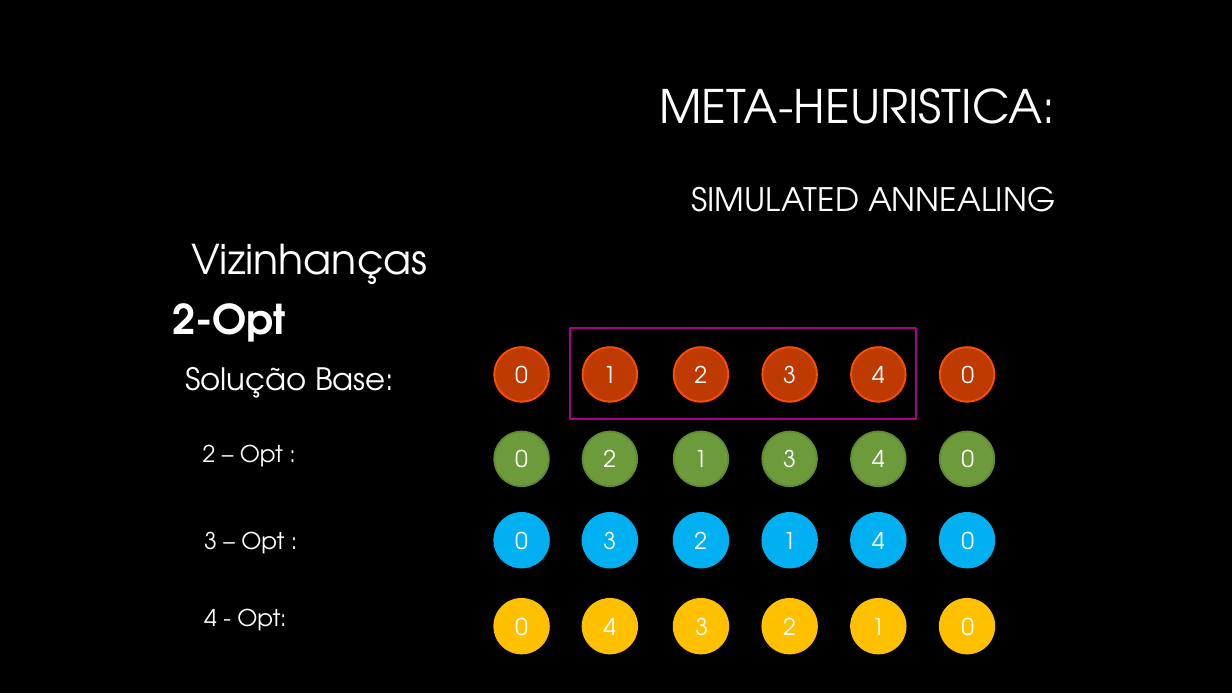
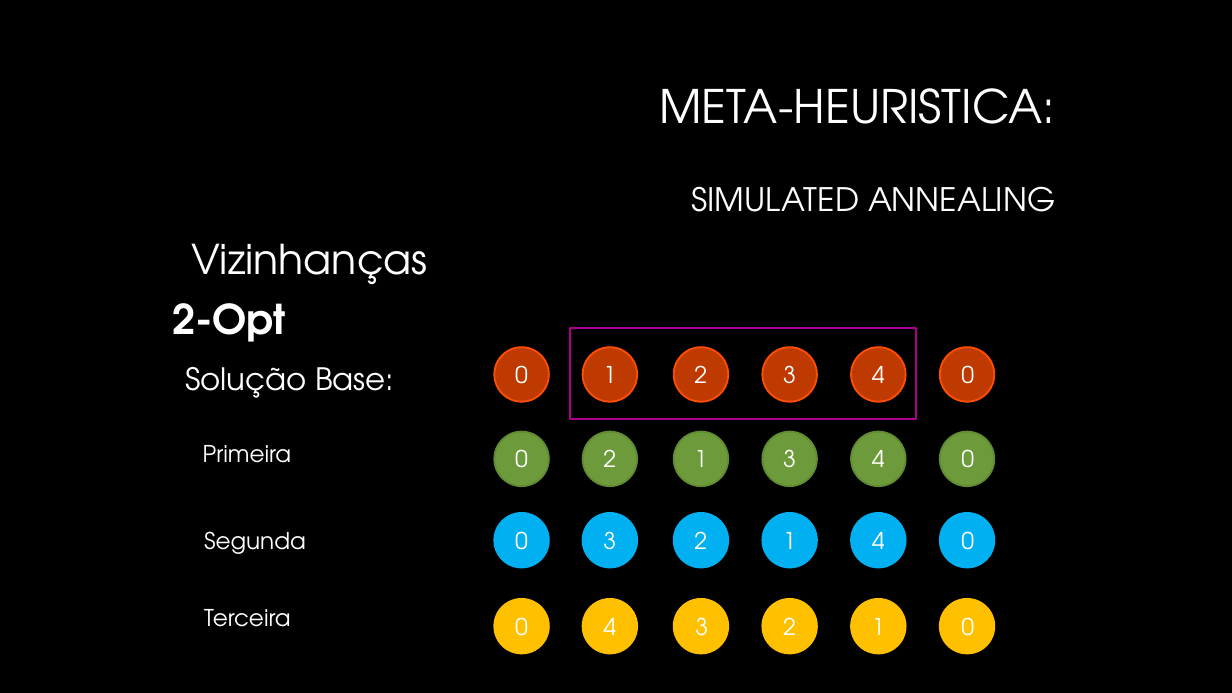
Before and after one commit to Pedro-Magalhaes/IA-Trabalho01, a slide deck: slide 8 of Apresentacao.pptx. Drawn at 1232x693 pixels with LibreOffice and Linux fonts; fonts in the diff are those of the drawing; background and template pictures are left out. Boxes give left, top, right and bottom in pixels: in the first picture for what was removed or moved away, otherwise in the second. Text is boxed around its words. In the diff, an @@ line names an element or a change of style, - is before the commit and + after.

```diff
--- a/Apresentacao.pptx
+++ b/Apresentacao.pptx
@@ text at [203, 445, 292, 463]: text changed @@
-2 – Opt :
+Primeira
@@ text at [204, 531, 306, 554]: text changed @@
-3 – Opt :
+Segunda
@@ text at [204, 609, 291, 627]: text changed @@
-4 - Opt:
+Terceira
```
Also in this commit, not shown: 5 other slides changed.
